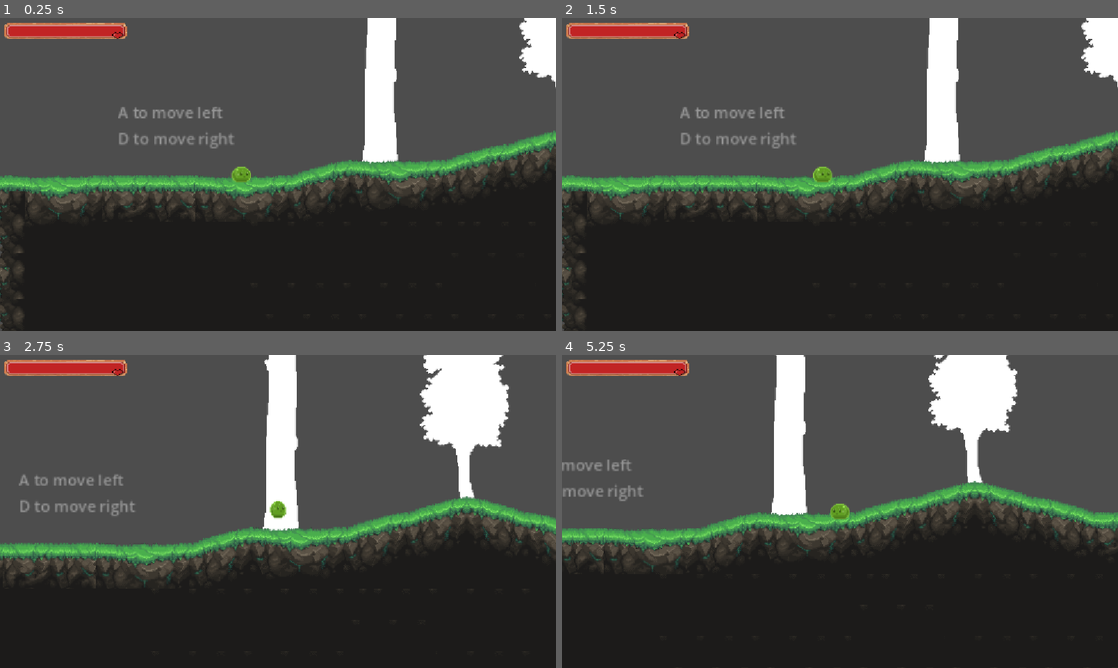
Above: before the commit, frames 1-4 (two rows, left to right).
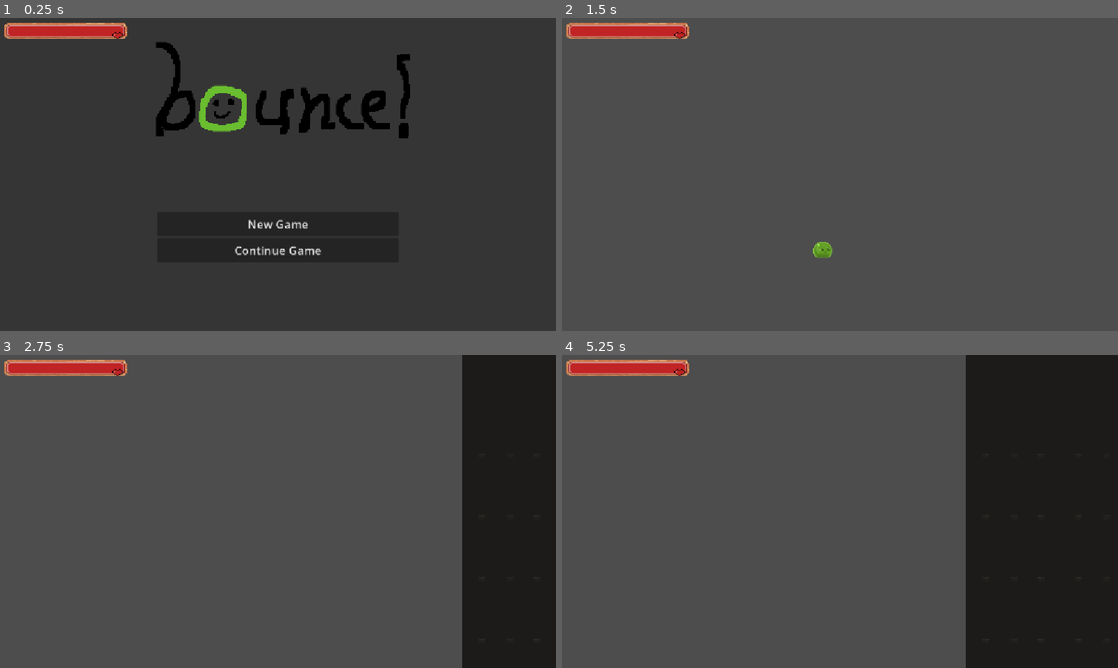
Above: after the commit, the same moments.

Repository: katfishkatfishing/bounce-
Game: Godot game, scene res://title_screen/MainMenu.tscn
Two runs of this game, one before a commit and one after it. Both use one fixed random seed, a clock stepped at 60 frames per second and the inputs below. Before the commit the project starts from res://scenes/surface/surface.tscn.
Inputs (mouse positions are in pixels of both pictures, inside the frame that each line leads up to):
- Up to frame 1 (0.25 s): no input
- Up to frame 2 (1.5 s): click (840, 224) at 0.5 s, where only the run after the commit has a clickable "New Game"; tap Enter at 1.25 s; move the mouse to (962, 158) at 1.27 s; hold D (right) from 1.28 s (still down); tap Alt at 1.35 s; click (962, 158) at 1.42 s
- Up to frame 3 (2.75 s): keep holding D (right); tap W (up) at 1.52, 2.27 s; move the mouse to (166, 527) at 2.02 s; tap Shift at 2.1 s
- Up to frame 4 (5.25 s): move the mouse to (895, 442) at 2.77 s; release D (right) at 2.78 s; hold A (left) 2.78-3.53 s; tap Alt at 2.85, 4.35 s; move the mouse to (812, 574) at 3.52 s; hold D (right) 3.53-5.03 s; tap Shift at 3.6, 5.1 s; click (812, 574) at 3.67 s; tap W (up) at 3.77, 4.52 s; move the mouse to (1006, 558) at 4.27 s; move the mouse to (673, 464) at 5.02 s; hold A (left) from 5.03 s (still down)

The runs differ from the first frame. In frame 1, 46% of the frame differs, in the area x 0-100%, y 0-100%; in frame 2, 55%; in frame 3, 50%; in frame 4, 54%.

Commit message:
added main menu and save and load

Diff:
--- /dev/null
+++ b/bounce!/general/save_manager.gd
@@ -0,0 +1,17 @@
+extends Node
+
+const SAVE_PATH = "res://save_files/"
+var last_scene_path: String = ""
+
+# Called when the node enters the scene tree for the first time.
+func save_game(scene_path: String) -> void:
+	last_scene_path = scene_path
+	var config = ConfigFile.new()
+	config.set_value("Progess", "last_scene", scene_path)
+	config.save(SAVE_PATH)
+
+func load_game() -> void:
+	var config = ConfigFile.new()
+	var err = config.load_
+	if err == OK:
+		last_scene_path = config.get_value("Progress", "last_scene", "")
--- a/bounce!/project.godot
+++ b/bounce!/project.godot
@@ -11,13 +11,14 @@
 [application]
 
 config/name="bounce!"
-run/main_scene="uid://btj102gv0wros"
+run/main_scene="uid://d2airolkyw3la"
 config/features=PackedStringArray("4.7", "Forward Plus")
 config/icon="res://icon.svg"
 
 [autoload]
 
 SpawnPoint="*uid://dmrmvhoswdspd"
+SaveManager="*uid://dqfuf010wsf2w"
 
 [display]
 
--- a/bounce!/scripts/surface.gd
+++ b/bounce!/scripts/surface.gd
@@ -3,8 +3,7 @@
 
 # Called when the node enters the scene tree for the first time.
 func _ready() -> void:
-	pass # Replace with function body.
-
+	SaveManager.save_game(scene_file_path)
 
 # Called every frame. 'delta' is the elapsed time since the previous frame.
 func _process(delta: float) -> void:
--- a/bounce!/scripts/tutorial.gd
+++ b/bounce!/scripts/tutorial.gd
@@ -5,7 +5,7 @@
 
 # Called when the node enters the scene tree for the first time.
 func _ready() -> void:
-	pass # Replace with function body.
+	SaveManager.save_game(scene_file_path)
 
 
 # Called every frame. 'delta' is the elapsed time since the previous frame.
--- /dev/null
+++ b/bounce!/title_screen/MainMenu.tscn
@@ -0,0 +1,63 @@
+[gd_scene format=3 uid="uid://d2airolkyw3la"]
+
+[ext_resource type="Script" uid="uid://dbx8qvolw1kg4" path="res://title_screen/main_menu.gd" id="1_oet8a"]
+[ext_resource type="Texture2D" uid="uid://lfcq6gha60dp" path="res://assets/title.png" id="1_trhta"]
+
+[node name="TitleScreen" type="CanvasLayer" unique_id=631858547]
+script = ExtResource("1_oet8a")
+
+[node name="UIContainer" type="Control" parent="." unique_id=2061032481]
+custom_minimum_size = Vector2(1152, 648)
+layout_mode = 3
+anchors_preset = 0
+offset_right = 40.0
+offset_bottom = 40.0
+
+[node name="ColorRect" type="ColorRect" parent="UIContainer" unique_id=1741992282]
+layout_mode = 0
+offset_right = 1152.0
+offset_bottom = 648.0
+color = Color(0.2065543, 0.2065543, 0.20655426, 1)
+
+[node name="VBoxContainer" type="VBoxContainer" parent="UIContainer" unique_id=947933290]
+custom_minimum_size = Vector2(600, 250)
+layout_mode = 1
+anchors_preset = 12
+anchor_top = 1.0
+anchor_right = 1.0
+anchor_bottom = 1.0
+offset_top = -108.0
+grow_horizontal = 2
+grow_vertical = 0
+
+[node name="Sprite2D" type="Sprite2D" parent="UIContainer/VBoxContainer" unique_id=1266153133]
+position = Vector2(9.707954, -10.27107)
+
+[node name="AnimationPlayer" type="AnimationPlayer" parent="UIContainer/VBoxContainer/Sprite2D" unique_id=183916570]
+
+[node name="LogoContainer" type="Control" parent="UIContainer/VBoxContainer" unique_id=699245201]
+layout_mode = 2
+size_flags_horizontal = 4
+size_flags_vertical = 0
+
+[node name="Logo" type="Sprite2D" parent="UIContainer/VBoxContainer/LogoContainer" unique_id=1847806287]
+position = Vector2(0, -70)
+texture = ExtResource("1_trhta")
+
+[node name="NewGameButton" type="Button" parent="UIContainer/VBoxContainer" unique_id=820431060]
+custom_minimum_size = Vector2(500, 50)
+layout_mode = 2
+size_flags_horizontal = 4
+size_flags_vertical = 8
+theme_override_font_sizes/font_size = 24
+text = "New Game"
+
+[node name="ContinueGameButton" type="Button" parent="UIContainer/VBoxContainer" unique_id=519864663]
+custom_minimum_size = Vector2(500, 50)
+layout_mode = 2
+size_flags_horizontal = 4
+size_flags_vertical = 4
+theme_override_font_sizes/font_size = 24
+text = "Continue Game"
+
+[connection signal="pressed" from="UIContainer/VBoxContainer/NewGameButton" to="." method="_on_new_game_button_pressed"]
--- /dev/null
+++ b/bounce!/title_screen/main_menu.gd
@@ -0,0 +1,14 @@
+extends CanvasLayer
+
+
+# Called when the node enters the scene tree for the first time.
+func _ready() -> void:
+	pass # Replace with function body.
+
+
+# Called every frame. 'delta' is the elapsed time since the previous frame.
+func _process(delta: float) -> void:
+	pass
+
+func _on_new_game_button_pressed() -> void:
+	get_tree().change_scene_to_file("res://scenes/surface/surface.tscn")
Binary file added: bounce!/assets/title.png
Not shown, added: bounce!/assets/title.png.import
Not shown, added: bounce!/general/save_manager.gd.uid
Not shown, added: bounce!/title_screen/main_menu.gd.uid
